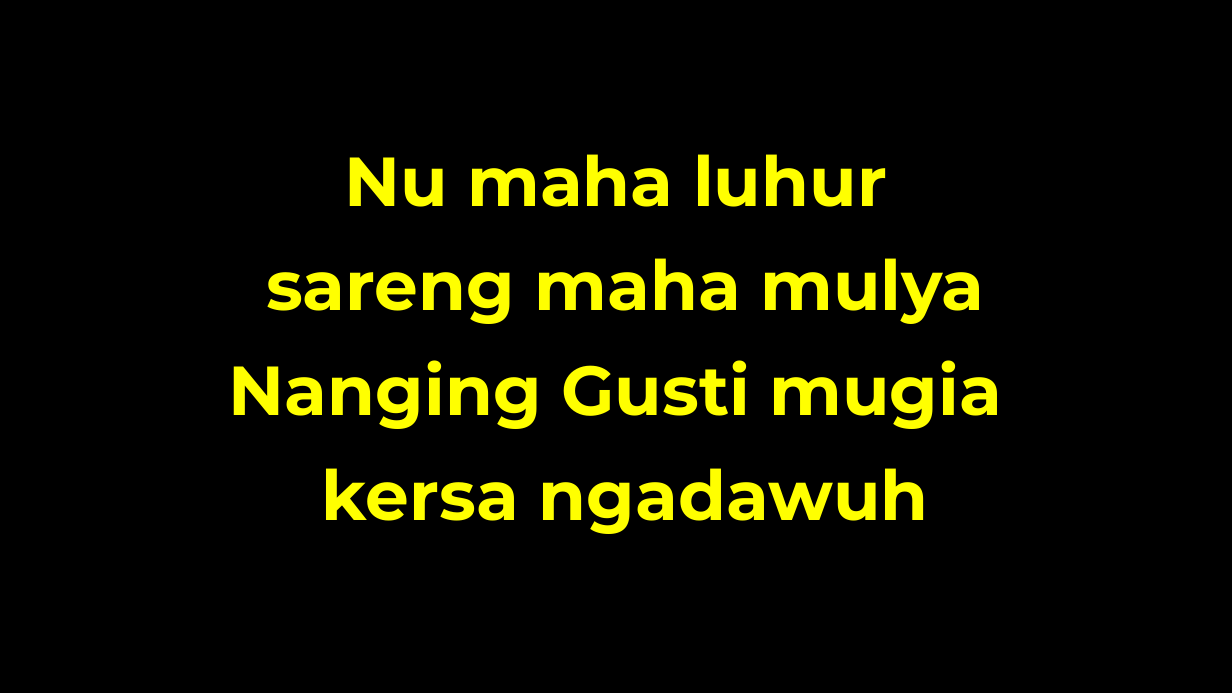
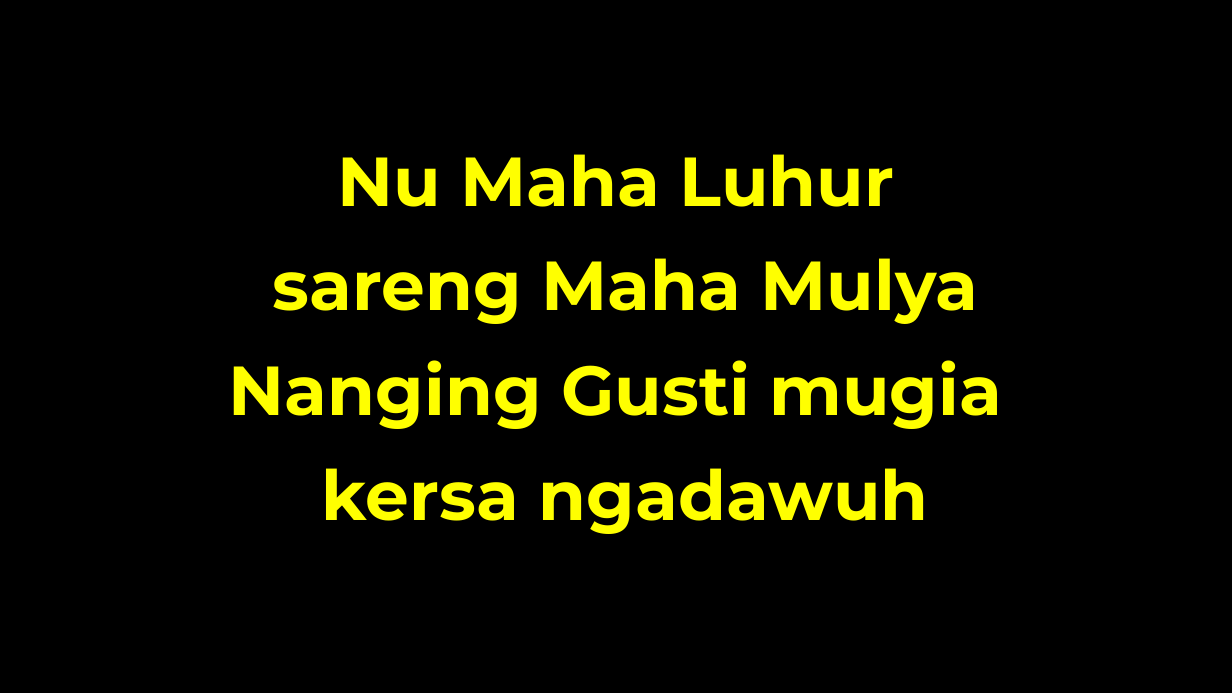
Before and after one commit to laurensius/Slide_Misa_KRC, a slide deck: slide 54 of 2020 12 tanggal 5 - 6/Slide Misa Bahasa Sunda.pptx. Drawn at 1232x693 pixels with LibreOffice and Linux fonts; fonts in the diff are those of the drawing; background and template pictures are left out. Boxes give left, top, right and bottom in pixels: in the first picture for what was removed or moved away, otherwise in the second. Text is boxed around its words. In the diff, an @@ line names an element or a change of style, - is before the commit and + after.

```diff
--- a/2020 12 tanggal 5 - 6/Slide Misa Bahasa Sunda.pptx
+++ b/2020 12 tanggal 5 - 6/Slide Misa Bahasa Sunda.pptx
@@ text at [273, 154, 978, 324]: text changed @@
-Nu maha luhur
-sareng maha mulya
+Nu Maha Luhur
+sareng Maha Mulya
```
Also in this commit, not shown: 8 other slides changed, 8 other files.
